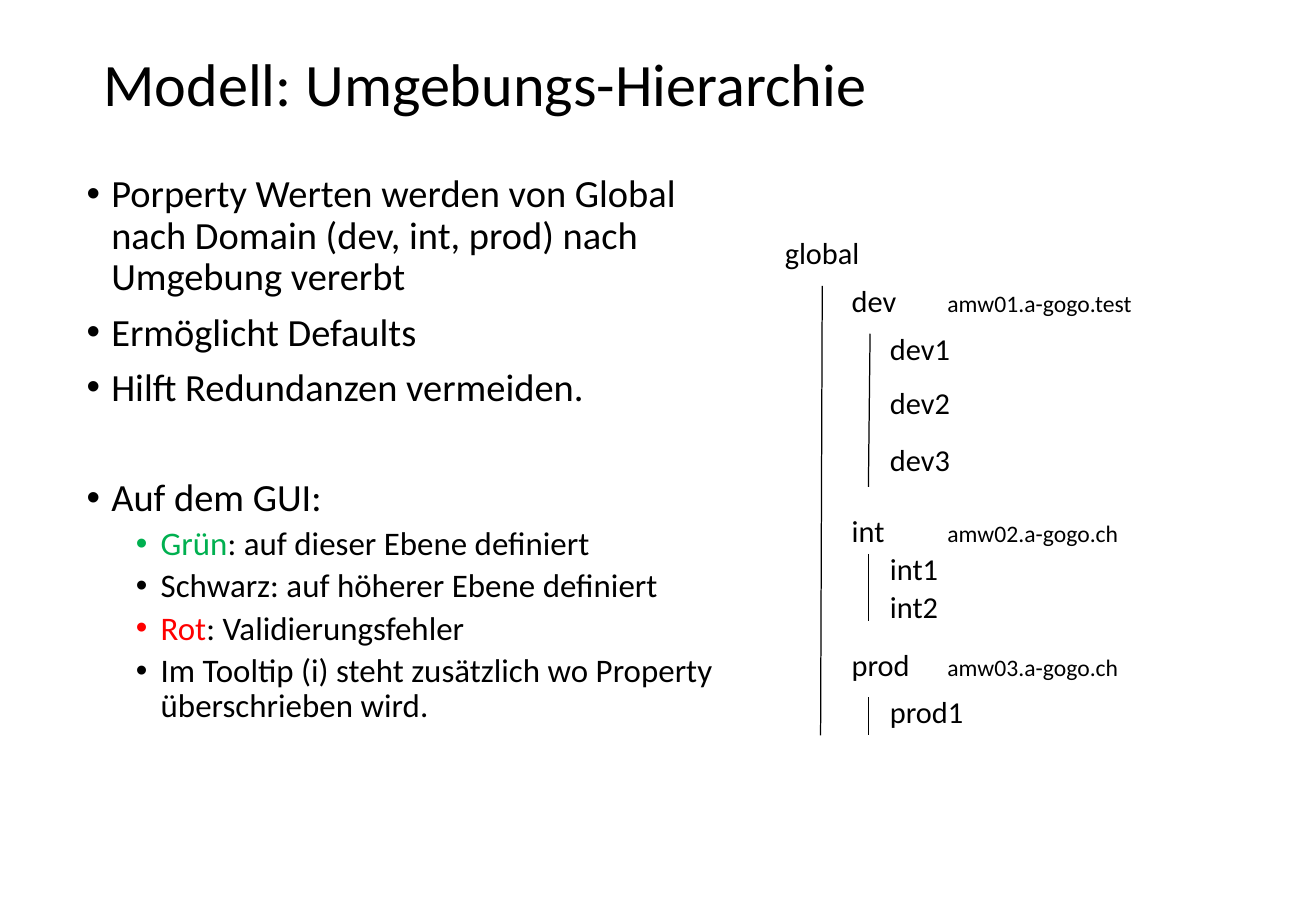
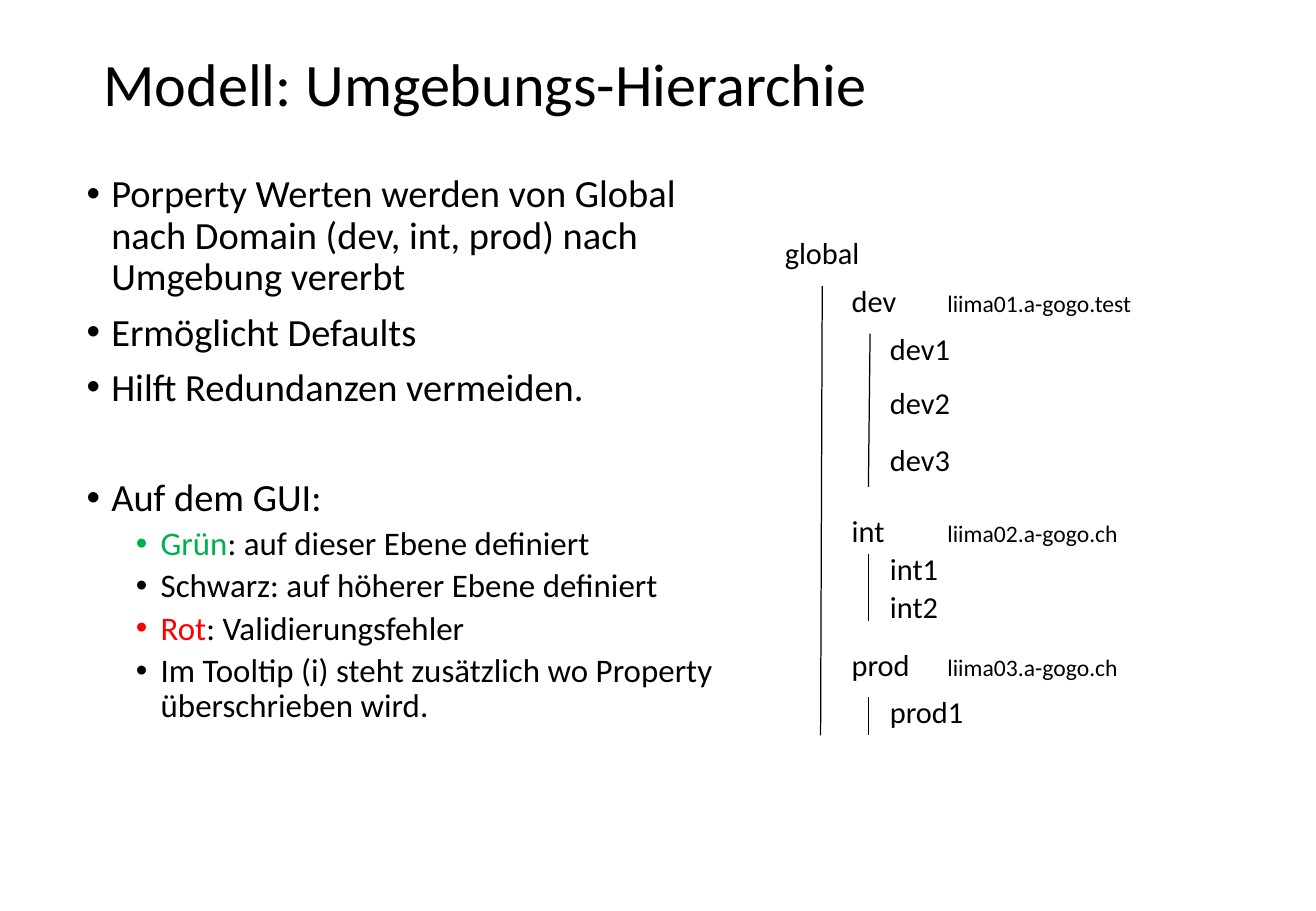
Before and after one commit to liimaorg/docs, a slide deck: slide 9 of content/feature-presentation/AMW_Features.pptx. Drawn at 1316x911 pixels with LibreOffice and Linux fonts; fonts in the diff are those of the drawing. Boxes give left, top, right and bottom in pixels: in the first picture for what was removed or moved away, otherwise in the second. Text is boxed around its words. In the diff, an @@ line names an element or a change of style, - is before the commit and + after.

Commit message:
replace amw with liima in feature presentation

```diff
--- a/content/feature-presentation/AMW_Features.pptx
+++ b/content/feature-presentation/AMW_Features.pptx
@@ text at (947, 295, 1131, 316): text changed @@
-amw01.a-gogo.test
+liima01.a-gogo.test
@@ text at (947, 525, 1117, 546): text changed @@
-amw02.a-gogo.ch
+liima02.a-gogo.ch
@@ text at (947, 659, 1117, 680): text changed @@
-amw03.a-gogo.ch
+liima03.a-gogo.ch
```
Also in this commit, not shown: 7 other slides changed.
